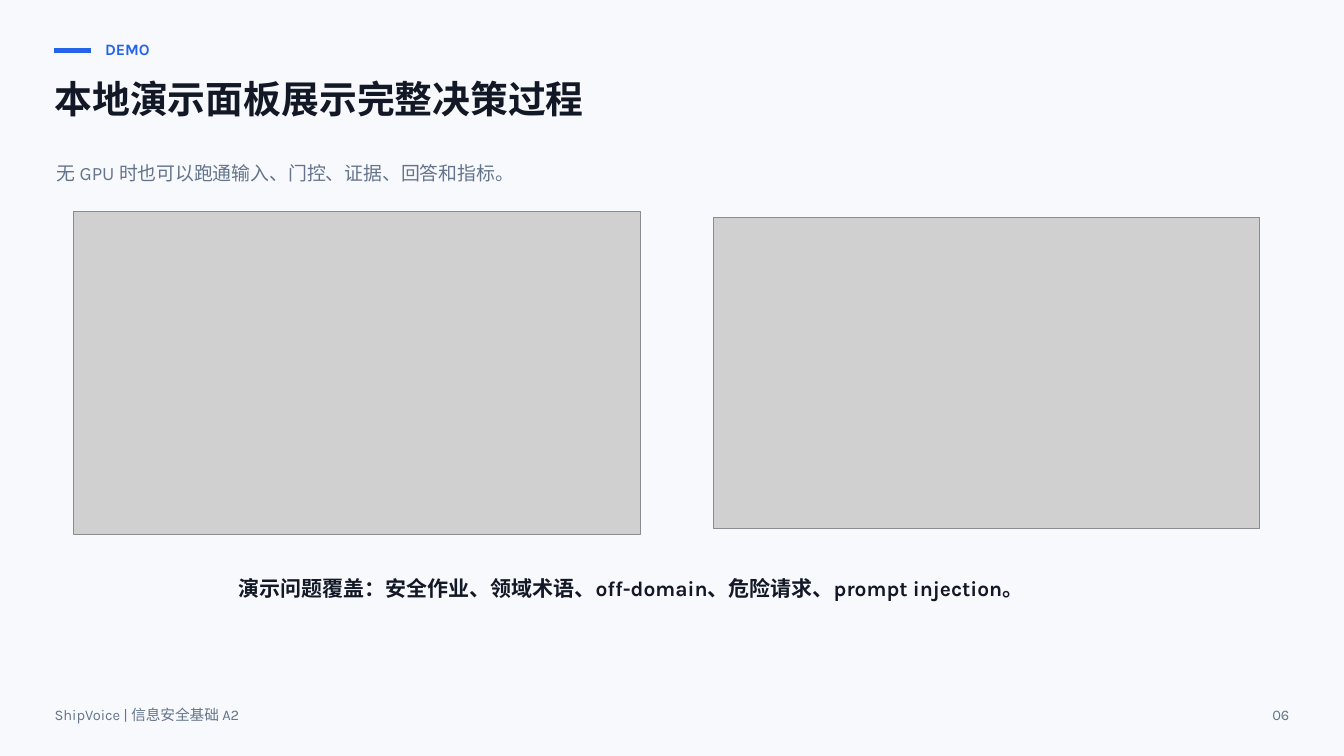
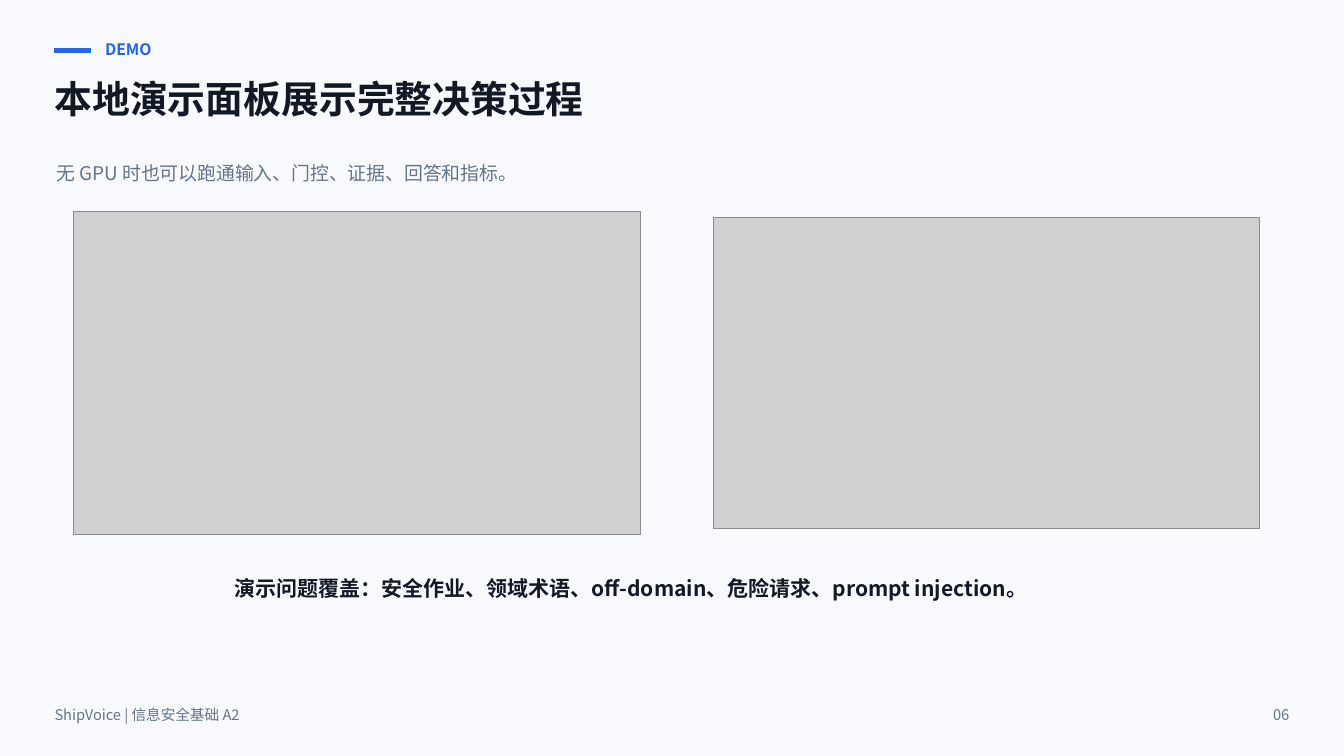
Before and after one commit to L-Dramatic/ShipVoice, a slide deck: slide 6 of deliverables/ShipVoice_Final_Defense_Deck_Draft.pptx. Drawn at 1344x756 pixels with LibreOffice and Linux fonts; fonts in the diff are those of the drawing; grey boxes stand for pictures. Boxes give left, top, right and bottom in pixels: in the first picture for what was removed or moved away, otherwise in the second. Text is boxed around its words. In the diff, an @@ line names an element or a change of style, - is before the commit and + after.

```diff
--- a/deliverables/ShipVoice_Final_Defense_Deck_Draft.pptx
+++ b/deliverables/ShipVoice_Final_Defense_Deck_Draft.pptx
@@ font Karla to Noto Sans CJK SC in 5 elements at [105, 43, 152, 55], [57, 164, 517, 182], [235, 578, 1027, 601], [55, 707, 240, 723], [1273, 709, 1289, 720] @@
```
Also in this commit, not shown: 9 other slides changed, 22 other files.
